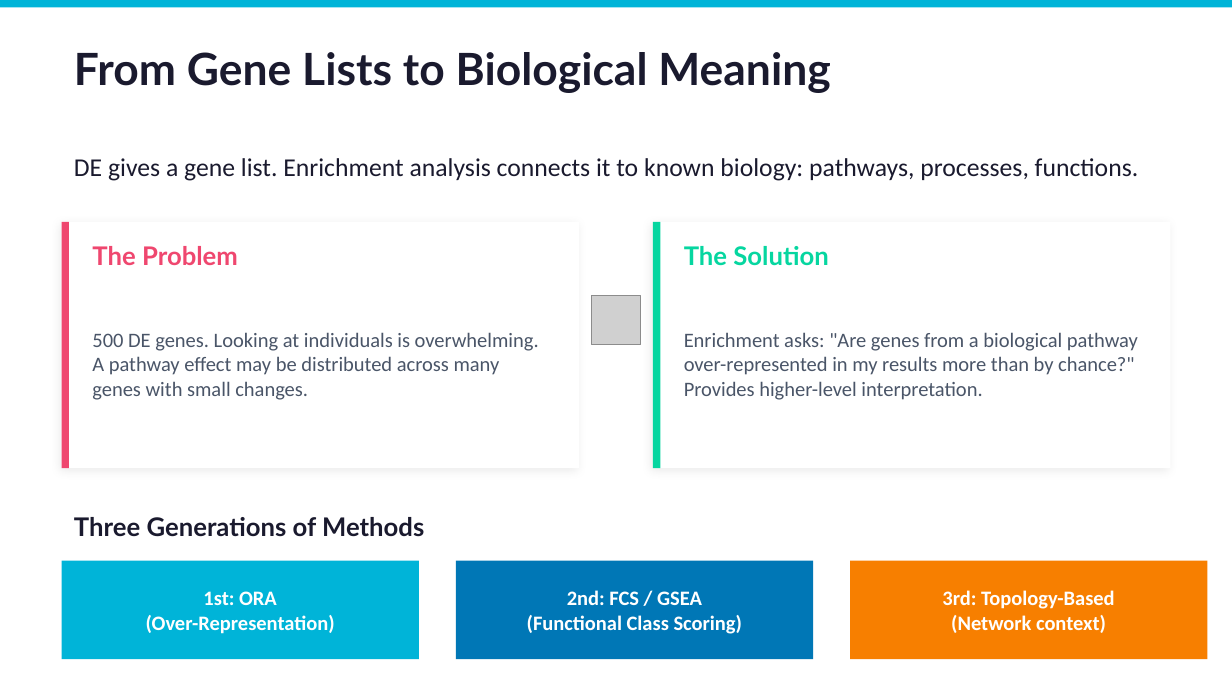
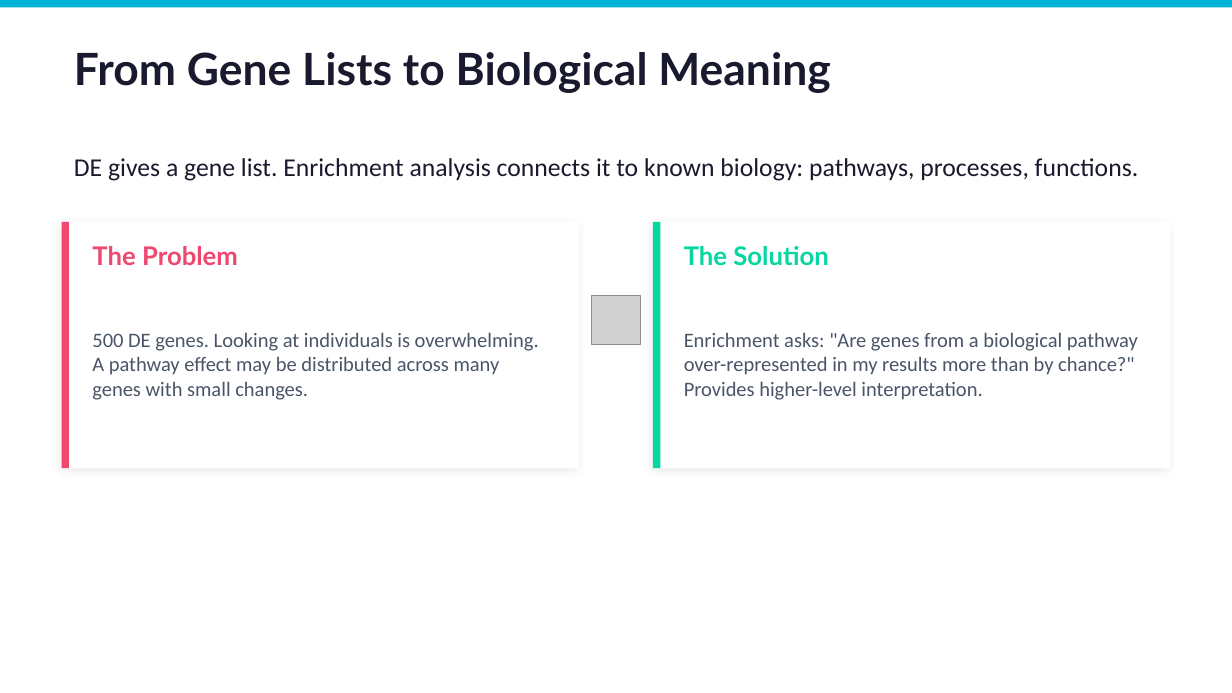
Before and after one commit to NorahSAlghamdi/bioinformatics-HCT-Training, a slide deck: slide 34 of Day6_Slides_Differential_Expression_v2.pptx (slide 29 before the commit). Drawn at 1232x693 pixels with LibreOffice and Linux fonts; fonts in the diff are those of the drawing; grey boxes stand for pictures. Boxes give left, top, right and bottom in pixels: in the first picture for what was removed or moved away, otherwise in the second. Text is boxed around its words. In the diff, an @@ line names an element or a change of style, - is before the commit and + after.

```diff
--- a/Day6_Slides_Differential_Expression_v2.pptx
+++ b/Day6_Slides_Differential_Expression_v2.pptx
@@ text removed at <box>74,517,424,537</box> @@
-Three Generations of Methods
@@ rectangle removed at <box>62,561,420,660</box> @@
@@ rectangle removed at <box>456,561,813,660</box> @@
@@ rectangle removed at <box>850,561,1208,660</box> @@
@@ text removed at <box>146,591,335,634</box> @@
-1st: ORA
-(Over-Representation)
@@ text removed at <box>527,590,742,634</box> @@
-2nd: FCS / GSEA
-(Functional Class Scoring)
@@ text removed at <box>942,590,1115,633</box> @@
-3rd: Topology-Based
-(Network context)
```
Also in this commit, not shown: 7 other slides changed, 7 slides added, 6 slides removed.
